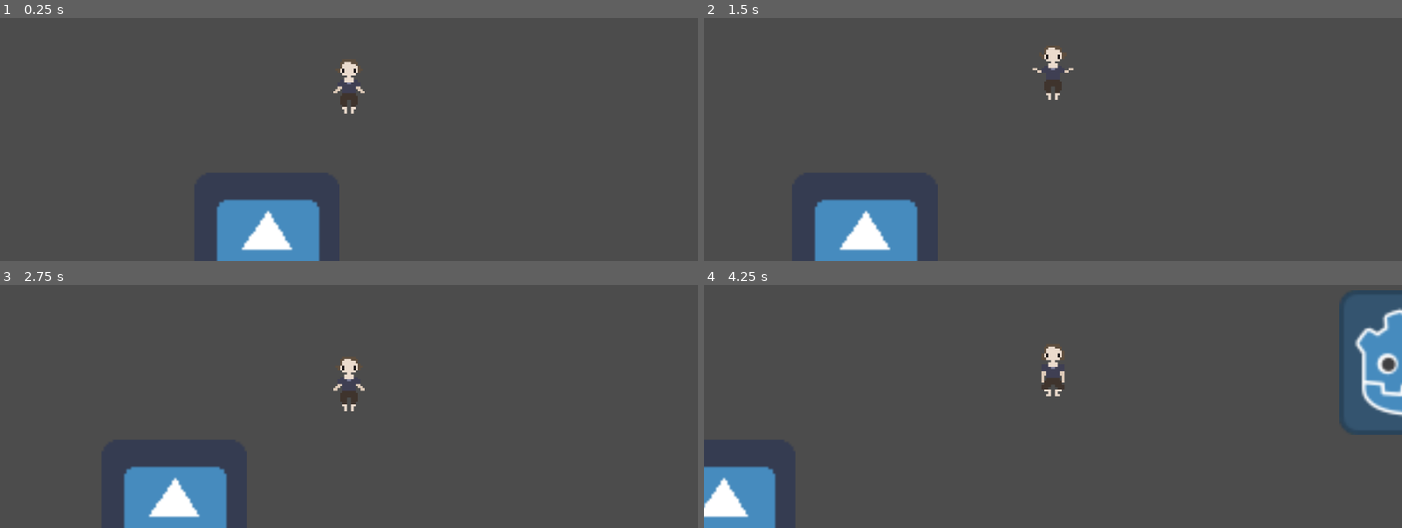
Above: before the commit, frames 1-4 (two rows, left to right).
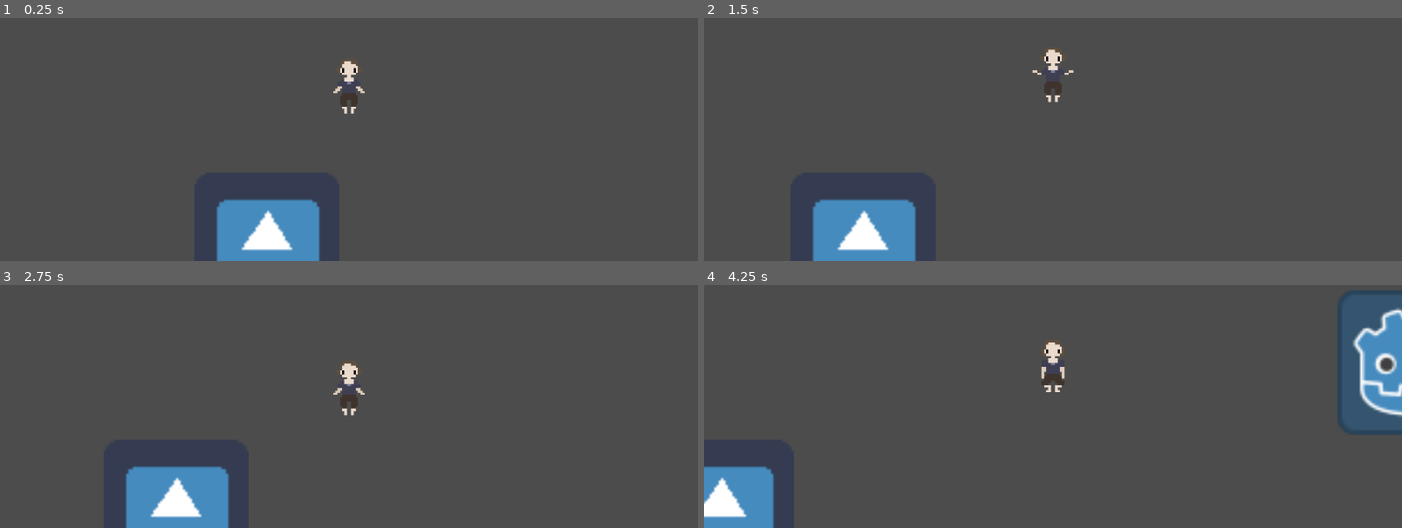
Above: after the commit, the same moments.

Repository: linasdev/qualia
Game: Godot game, scene res://scenes/scene1/scene1.tscn
The game is run twice, just before and just after one commit, with the same random seed, the same clock (stepped at 60 frames per second) and the same inputs. The engine's default icon, where the game draws it, is replaced by a stand-in: a white triangle on a blue panel in a dark square.
Inputs:
- Up to frame 1 (0.25 s): no input
- Up to frame 2 (1.5 s): hold Right (ui_right) from 0.53 s (still down); tap E (interact, bound only after the commit) at 0.6 s; tap Space (ui_select) at 0.77, 0.8, 1.07, 1.35 s
- Up to frame 3 (2.75 s): tap Space (ui_select) at 1.52, 1.82, 2.3 s; tap E (interact, bound only after the commit) at 1.55, 2.1 s; release Right (ui_right) at 2.03 s; hold Left (ui_left) from 2.03 s (still down)
- Up to frame 4 (4.25 s): release Left (ui_left) at 2.78 s; hold Right (ui_right) from 2.78 s (still down); tap E (interact, bound only after the commit) at 2.85 s; tap Space (ui_select) at 3.02, 3.32, 3.6, 3.77, 4.07 s

The runs differ from the first frame. In frame 1, less than 0.1% of the frame differs, in the area x 48-52%, y 17-38%; in frame 2, 0.7%; in frame 3, 0.7%; in frame 4, 1.5%, in the area x 0-100%, y 7-100%.

Commit message:
Add a basic text bubble for npc's which appears upon player interaction

Diff:
--- a/entities/npc/npc.gd
+++ b/entities/npc/npc.gd
@@ -1,12 +1,10 @@
 extends StaticBody2D
 
+var sample_text = "This is text aaaaaaaaaaaaaaaaaaaaaaaaa as asddf dfd fd df d fdfdfd"
 
+func interact():
+	$dialogue_bubble/Label.text = sample_text
+	$dialogue_bubble.show()
 
-func _on_interaction_range_entered(body):
-	if body.get_name() == "Player":
-		body.get_node("interaction_info").show()
-
-
-func _on_interaction_range_exited(body):
-	if body.get_name() == "Player":
-		body.get_node("interaction_info").hide()
+func _ready():
+	$dialogue_bubble.hide()
--- a/entities/npc/npc.tscn
+++ b/entities/npc/npc.tscn
@@ -2,30 +2,37 @@
 
 [ext_resource path="res://entities/npc/npc.gd" type="Script" id=1]
 [ext_resource path="res://entities/npc/npc.png" type="Texture" id=2]
-
-[sub_resource type="RectangleShape2D" id=2]
-extents = Vector2( 55.5006, 43.0059 )
+[ext_resource path="res://entities/npc/textbox.png" type="Texture" id=3]
 
 [sub_resource type="RectangleShape2D" id=1]
-extents = Vector2( 15.997, 31.7736 )
+extents = Vector2( 32.3189, 31.7736 )
 
 [node name="npc" type="StaticBody2D"]
 script = ExtResource( 1 )
-__meta__ = {
-"_edit_group_": true
-}
-
-[node name="interaction_range" type="Area2D" parent="."]
-
-[node name="interaction_range_collider" type="CollisionShape2D" parent="interaction_range"]
-shape = SubResource( 2 )
 
 [node name="Sprite" type="Sprite" parent="."]
 position = Vector2( -0.179254, 0 )
-scale = Vector2( 0.479075, 1 )
 texture = ExtResource( 2 )
 
 [node name="npc_collider" type="CollisionShape2D" parent="."]
+position = Vector2( 0, -0.307358 )
 shape = SubResource( 1 )
-[connection signal="body_entered" from="interaction_range" to="." method="_on_interaction_range_entered"]
-[connection signal="body_exited" from="interaction_range" to="." method="_on_interaction_range_exited"]
+
+[node name="dialogue_bubble" type="Sprite" parent="."]
+position = Vector2( 0, -49.0409 )
+texture = ExtResource( 3 )
+
+[node name="Label" type="Label" parent="dialogue_bubble"]
+margin_left = -45.0
+margin_top = -11.0
+margin_right = 140.0
+margin_bottom = 31.0
+rect_scale = Vector2( 0.493999, 0.446756 )
+custom_colors/font_color = Color( 0, 0, 0, 1 )
+custom_constants/line_spacing = -2
+autowrap = true
+percent_visible = -0.0714286
+max_lines_visible = 3
+__meta__ = {
+"_edit_use_anchors_": false
+}
--- a/entities/player/player.gd
+++ b/entities/player/player.gd
@@ -6,24 +6,17 @@
 
 var velocity = Vector2();
 var jumping = false;
+var interactableObject;
 
-func get_input():
-	velocity.x = 0;
-	var right = Input.is_action_pressed("ui_right")
-	var left = Input.is_action_pressed("ui_left")
-	var jump = Input.is_action_just_pressed("ui_select")
-
-	if jump and is_on_floor():
+func _input(event):
+	if Input.is_action_just_pressed("jump") and is_on_floor():
 		jumping = true
 		velocity.y = jump_speed
-	if right:
-		velocity.x += run_speed
-	if left:
-		velocity.x -= run_speed
+	if Input.is_action_just_pressed("interact"):
+		interact()
 
-func _process(_delta):
-	get_input()
-	var animation = ""
+func process_animation():
+	var animation
 
 	if velocity.x > 0:
 		animation = "walk_right"
@@ -36,11 +29,35 @@
 		animation = "fall"
 	elif velocity.y < 0:
 		animation = "jump"
-
 	$animated_sprite.set_animation(animation)
 
+func process_interactability():
+	interactableObject = null
+	$interaction_info.hide()
+	for body in $interaction_area.get_overlapping_bodies():
+		if body.get_name() == "npc":
+			interactableObject = body
+	if interactableObject != null:
+		$interaction_info.show()
+
+func interact():
+	if interactableObject != null:
+		interactableObject.interact()
+
+func _process(_delta):
+	process_animation()
+	process_interactability()
+
+# Skiela istryne get_input ir pakeite struktura, atleiskit, kolegos :(
 
 func _physics_process(_delta):
+	var right = Input.is_action_pressed("ui_right")
+	var left = Input.is_action_pressed("ui_left")
+	velocity.x = 0;
+	if right:
+		velocity.x += run_speed
+	if left:
+		velocity.x -= run_speed
 	velocity.y += gravity
 	if jumping and is_on_floor():
 		jumping = false
--- a/entities/player/player.tscn
+++ b/entities/player/player.tscn
@@ -1,10 +1,13 @@
-[gd_scene load_steps=4 format=2]
+[gd_scene load_steps=5 format=2]
 
 [ext_resource path="res://entities/player/player.gd" type="Script" id=1]
 [ext_resource path="res://entities/player/player.tres" type="SpriteFrames" id=2]
 
 [sub_resource type="RectangleShape2D" id=1]
 extents = Vector2( 81.2254, 0.877523 )
+
+[sub_resource type="RectangleShape2D" id=2]
+extents = Vector2( 35.9854, 23.9747 )
 
 [node name="Player" type="KinematicBody2D"]
 script = ExtResource( 1 )
@@ -22,9 +25,9 @@
 drag_margin_bottom = 1.0
 
 [node name="animated_sprite" type="AnimatedSprite" parent="."]
+position = Vector2( 0, -0.135277 )
 frames = ExtResource( 2 )
 animation = "idle"
-frame = 1
 playing = true
 
 [node name="interaction_info" type="Label" parent="."]
@@ -37,3 +40,8 @@
 __meta__ = {
 "_edit_use_anchors_": false
 }
+
+[node name="interaction_area" type="Area2D" parent="."]
+
+[node name="CollisionShape2D" type="CollisionShape2D" parent="interaction_area"]
+shape = SubResource( 2 )
--- a/project.godot
+++ b/project.godot
@@ -18,3 +18,39 @@
 config/name="Qualia"
 run/main_scene="res://scenes/scene1/scene1.tscn"
 config/icon="res://scenes/common/assets/icon.png"
+
+[importer_defaults]
+
+texture={
+"compress/bptc_ldr": 0,
+"compress/hdr_mode": 0,
+"compress/lossy_quality": 0.7,
+"compress/mode": 0,
+"compress/normal_map": 0,
+"detect_3d": false,
+"flags/anisotropic": false,
+"flags/filter": false,
+"flags/mipmaps": false,
+"flags/repeat": 0,
+"flags/srgb": 2,
+"process/HDR_as_SRGB": false,
+"process/fix_alpha_border": true,
+"process/invert_color": false,
+"process/premult_alpha": false,
+"size_limit": 0,
+"stream": false,
+"svg/scale": 1.0
+}
+
+[input]
+
+interact={
+"deadzone": 0.5,
+"events": [ Object(InputEventKey,"resource_local_to_scene":false,"resource_name":"","device":0,"alt":false,"shift":false,"control":false,"meta":false,"command":false,"pressed":false,"scancode":69,"unicode":0,"echo":false,"script":null)
+ ]
+}
+jump={
+"deadzone": 0.5,
+"events": [ Object(InputEventKey,"resource_local_to_scene":false,"resource_name":"","device":0,"alt":false,"shift":false,"control":false,"meta":false,"command":false,"pressed":false,"scancode":32,"unicode":0,"echo":false,"script":null)
+ ]
+}
--- a/scenes/scene1/scene1.tscn
+++ b/scenes/scene1/scene1.tscn
@@ -1,9 +1,10 @@
-[gd_scene load_steps=6 format=2]
+[gd_scene load_steps=7 format=2]
 
 [ext_resource path="res://entities/player/player.tscn" type="PackedScene" id=1]
 [ext_resource path="res://scenes/common/assets/icon.png" type="Texture" id=2]
 [ext_resource path="res://entities/scene_changer/scene_changer.tscn" type="PackedScene" id=3]
 [ext_resource path="res://entities/npc/npc.tscn" type="PackedScene" id=4]
+[ext_resource path="res://scenes/common/assets/npc1.png" type="Texture" id=5]
 
 [sub_resource type="RectangleShape2D" id=1]
 extents = Vector2( 1845.14, 39.816 )
@@ -28,4 +29,15 @@
 target_scene = "res://scenes/scene2/scene2.tscn"
 
 [node name="npc" parent="." instance=ExtResource( 4 )]
-position = Vector2( -218.274, 143.939 )
+position = Vector2( -218.787, 150.099 )
+
+[node name="Sprite" parent="npc" index="0"]
+texture = ExtResource( 5 )
+
+[node name="dialogue_bubble" parent="npc" index="2"]
+position = Vector2( 0, -40.0409 )
+
+[node name="Label" parent="npc/dialogue_bubble" index="0"]
+percent_visible = 1.0
+
+[editable path="npc"]
Binary file added: entities/npc/textbox.png
Not shown, added: entities/npc/textbox.png.import
Binary file added: scenes/common/assets/npc1.png
Not shown, added: scenes/common/assets/npc1.png.import
